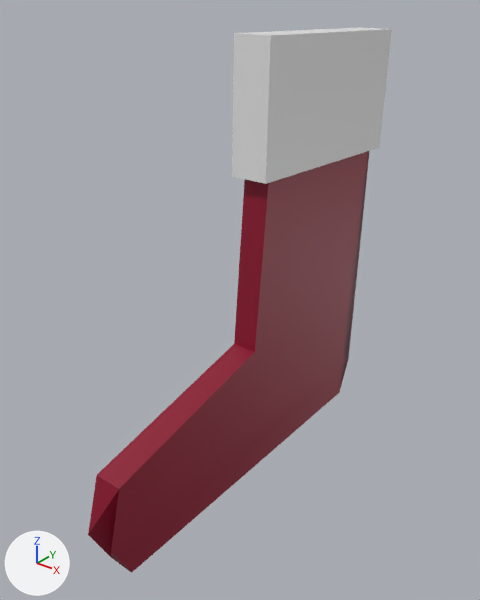
Two versions of the Blender file Assets/3D/Props/stocking.blend, one commit apart.
Rendered twice from a camera (50 mm lens) standing at (0.453, -0.592, 0.362) and looking at (-0.003, -0.022, 0.009). The lights are fixed; the arrows at lower left show +X, +Y and +Z.
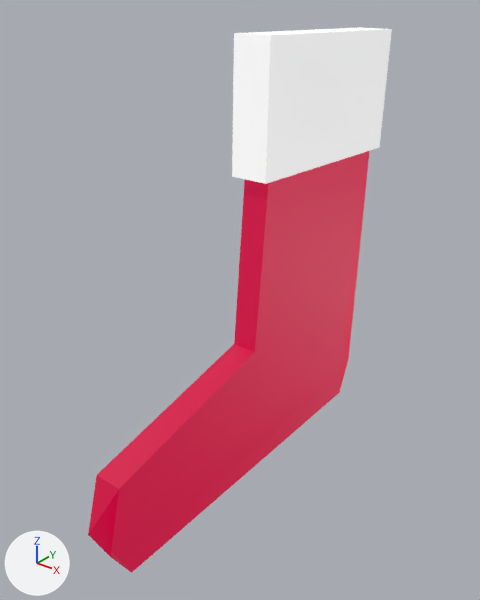
Diff of the bpy script that builds the scene:
```diff
--- a/Assets/3D/Props/stocking.blend.py
+++ b/Assets/3D/Props/stocking.blend.py
@@ mat_material_001 @@
 mat_material_001.base_color = (0.262, 0.0, 0.0232)  # red #8c002a
+mat_material_001.emission_strength = 1.5
+mat_material_001.emission_color = (0.262, 0.0, 0.0232)  # red #8c002a
@@ mat_material_002 @@
 mat_material_002.base_color = (0.8, 0.8, 0.8)  # white #e7e7e7
+mat_material_002.emission_strength = 1.0
+mat_material_002.emission_color = (0.42, 0.42, 0.42)  # grey #adadad
```

Where the change shows, as pixel boxes (x1, y1, x2, y2) in the pictures (480 x 600 px):
'Cube', recoloured, surface changed: (88, 151, 370, 573) in both
'Cube.001', recoloured, surface changed (grey to white): (232, 27, 392, 184) in both
